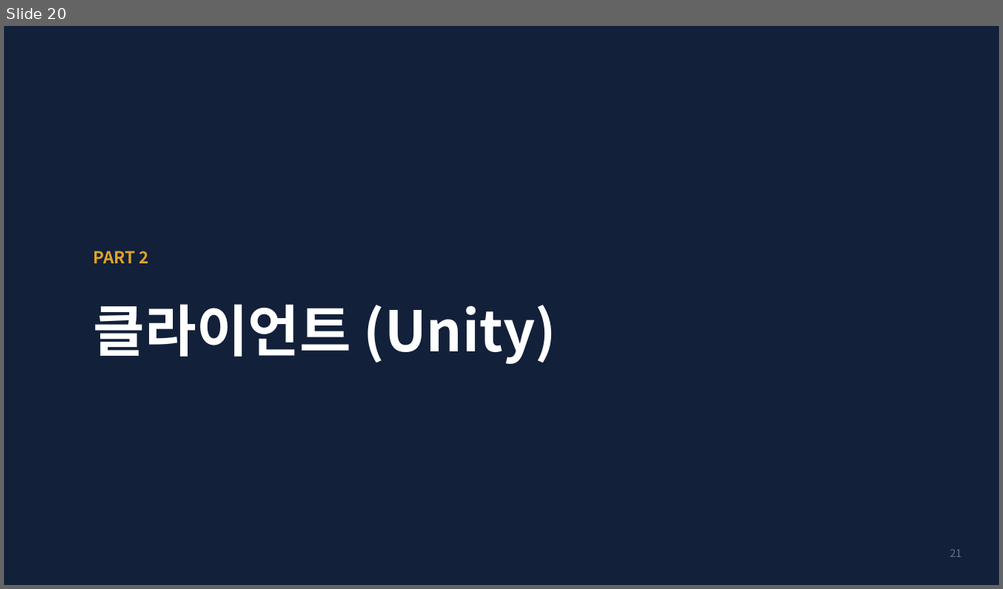
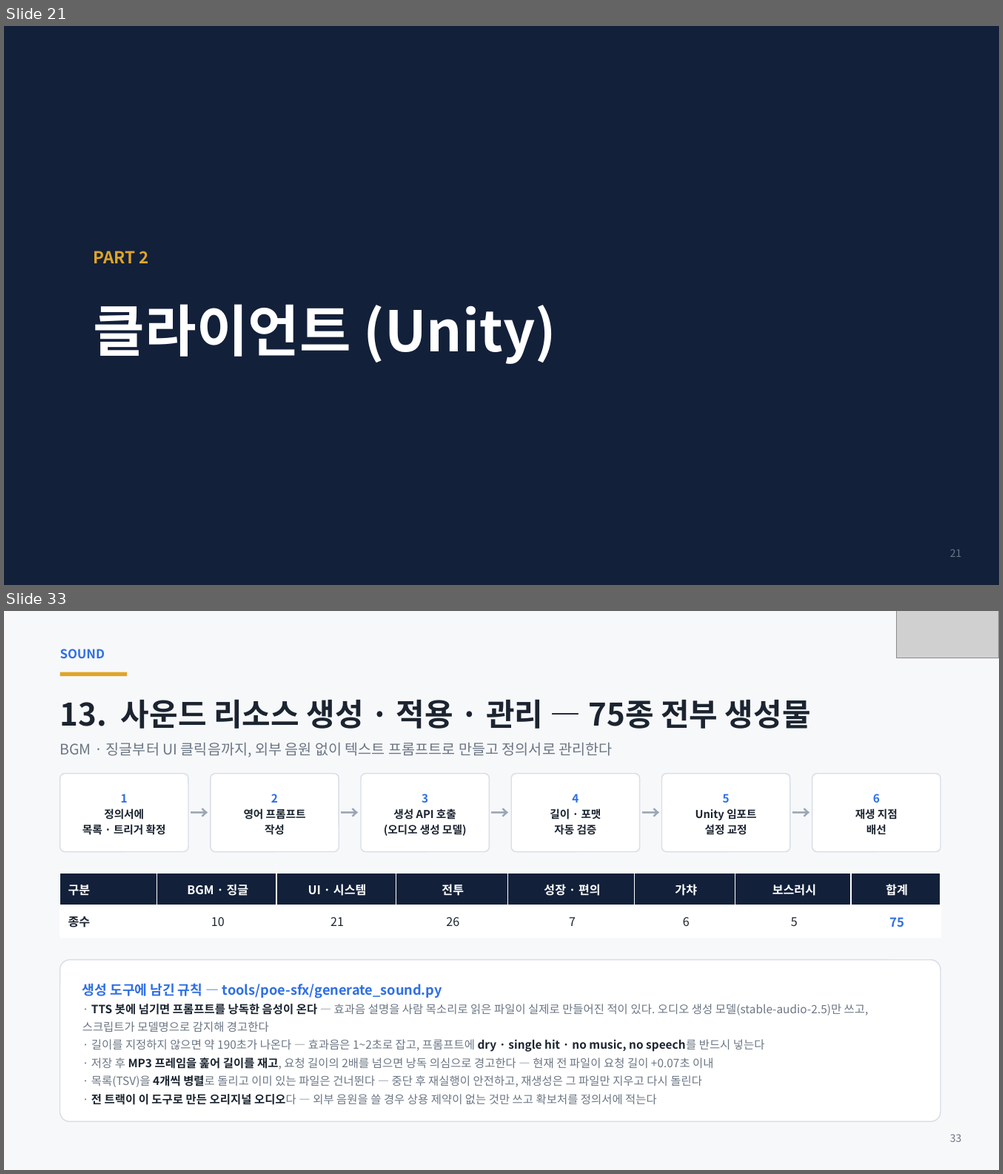
Before and after one commit to ks-wook/com2us-taskbar-hero, a slide deck: docs/com2us-taskbar-hero-발표자료.pptx. Shown one above the other, each under a label of ours: slide 20 before the commit, slides 21 and 33 after it; the slides between them are not shown. The pictures are 1003x589 and 1003x1174 pixels, drawn with LibreOffice and Linux fonts; fonts in the diff are those of the drawing; grey boxes stand for pictures. Boxes give left, top, right and bottom in pixels: in the first picture for what was removed or moved away, otherwise in the second. Text is boxed around its words. In the diff, an @@ line names an element or a change of style, - is before the commit and + after.

```diff
--- a/docs/com2us-taskbar-hero-발표자료.pptx
+++ b/docs/com2us-taskbar-hero-발표자료.pptx
@@ slide 33 added at [4, 611, 999, 1170], background #FFFFFF @@
@@ rectangle added at [4, 611, 999, 1170], fill #F7F8FA @@
@@ picture added at [896, 611, 999, 658] @@
@@ text added at [60, 649, 105, 658], 12 pt, text #2F6FE4, bold @@
+SOUND
@@ rectangle added at [60, 672, 127, 677], fill #E0A526 @@
@@ text added at [60, 699, 811, 729], 30 pt, text #1B2430, bold @@
+13. 사운드 리소스 생성 · 적용 · 관리 — 75종 전부 생성물
@@ text added at [60, 743, 612, 758], 14 pt, text #6B7684 @@
+BGM · 징글부터 UI 클릭음까지, 외부 음원 없이 텍스트 프롬프트로 만들고 정의서로 관리한다
@@ rounded rectangle added at [60, 774, 188, 852], fill #FFFFFF, outline #D8DEE7 1 pt, 10.5 pt, text #1B2430, bold @@
+1
+정의서에
+목록 · 트리거 확정
@@ rounded rectangle added at [210, 774, 339, 852], fill #FFFFFF, outline #D8DEE7 1 pt, 10.5 pt, text #1B2430, bold @@
+2
+영어 프롬프트
+작성
@@ rounded rectangle added at [361, 774, 489, 852], fill #FFFFFF, outline #D8DEE7 1 pt, 10.5 pt, text #1B2430, bold @@
+3
+생성 API 호출
+(오디오 생성 모델)
@@ rounded rectangle added at [512, 774, 640, 852], fill #FFFFFF, outline #D8DEE7 1 pt, 10.5 pt, text #1B2430, bold @@
+4
+길이 · 포맷
+자동 검증
@@ rounded rectangle added at [661, 774, 790, 852], fill #FFFFFF, outline #D8DEE7 1 pt, 10.5 pt, text #1B2430, bold @@
+5
+Unity 임포트
+설정 교정
@@ rounded rectangle added at [812, 774, 940, 852], fill #FFFFFF, outline #D8DEE7 1 pt, 10.5 pt, text #1B2430, bold @@
+6
+재생 지점
+배선
@@ text added at [188, 796, 210, 829], 18 pt, text #9AA5B4, bold @@
+→
@@ text added at [339, 796, 361, 829], 18 pt, text #9AA5B4, bold @@
+→
@@ text added at [489, 796, 512, 829], 18 pt, text #9AA5B4, bold @@
+→
@@ text added at [640, 796, 662, 829], 18 pt, text #9AA5B4, bold @@
+→
@@ text added at [790, 796, 812, 829], 18 pt, text #9AA5B4, bold @@
+→
@@ table added at [60, 874, 940, 938], 2 rows, 8 columns @@
+구분 | BGM · 징글 | UI · 시스템 | 전투 | 성장 · 편의 | 가챠 | 보스러시 | 합계
+종수 | 10 | 21 | 26 | 7 | 6 | 5 | 75
@@ rounded rectangle added at [60, 960, 940, 1122], fill #FFFFFF, outline #D8DEE7 1 pt @@
@@ text added at [82, 983, 868, 1105], 11 pt, text #6B7684 @@
+생성 도구에 남긴 규칙 — tools/poe-sfx/generate_sound.py
+· TTS 봇에 넘기면 프롬프트를 낭독한 음성이 온다 — 효과음 설명을 사람 목소리로 읽은 파일이 실제로 만들어진 적이 있다. 오디오 생성 모델(stable-audio-2.5)만 쓰고, 스크립트가 모델명으로 감지해 경고한다
+· 길이를 지정하지 않으면 약 190초가 나온다 — 효과음은 1~2초로 잡고, 프롬프트에 dry · single hit · no music, no speech를 반드시 넣는다
+· 저장 후 MP3 프레임을 훑어 길이를 재고, 요청 길이의 2배를 넘으면 낭독 의심으로 경고한다 — 현재 전 파일이 요청 길이 +0.07초 이내
+· 목록(TSV)을 4개씩 병렬로 돌리고 이미 있는 파일은 건너뛴다 — 중단 후 재실행이 안전하고, 재생성은 그 파일만 지우고 다시 돌린다
+· 전 트랙이 이 도구로 만든 오리지널 오디오다 — 외부 음원을 쓸 경우 상용 제약이 없는 것만 쓰고 확보처를 정의서에 적는다
@@ text added at [950, 1134, 962, 1142], 10 pt, text #6B7684 @@
+33
@@ what was slide 20 is now slide 21 @@
```
Also in this commit, not shown: 10 slides changed, 6 other slides added.
